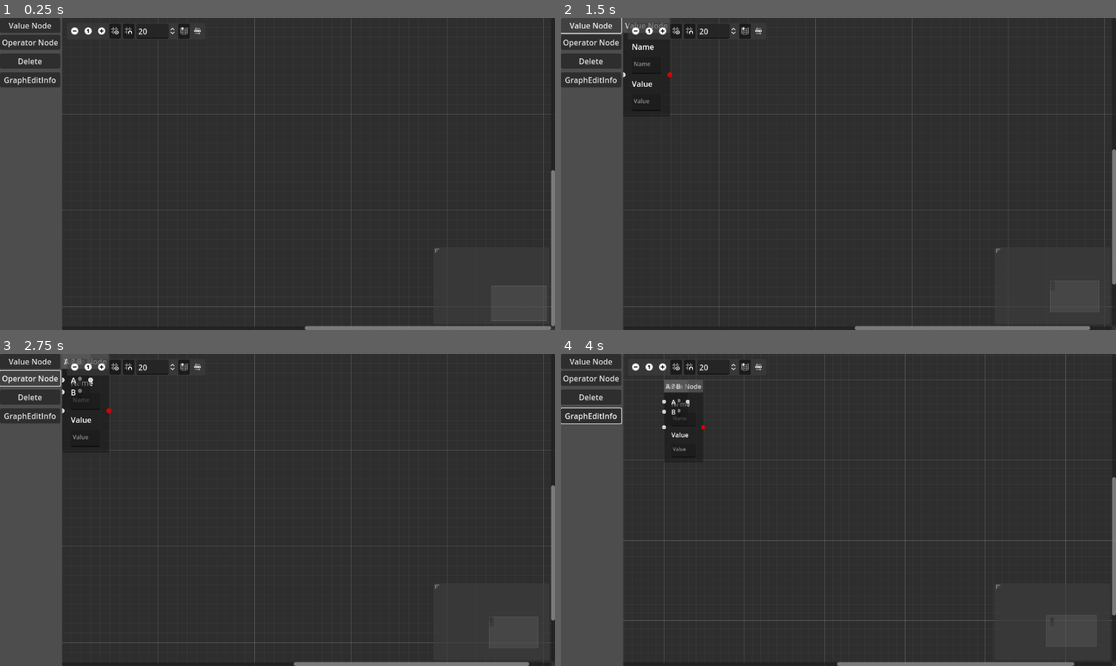
Above: before the commit, frames 1-4 (two rows, left to right).
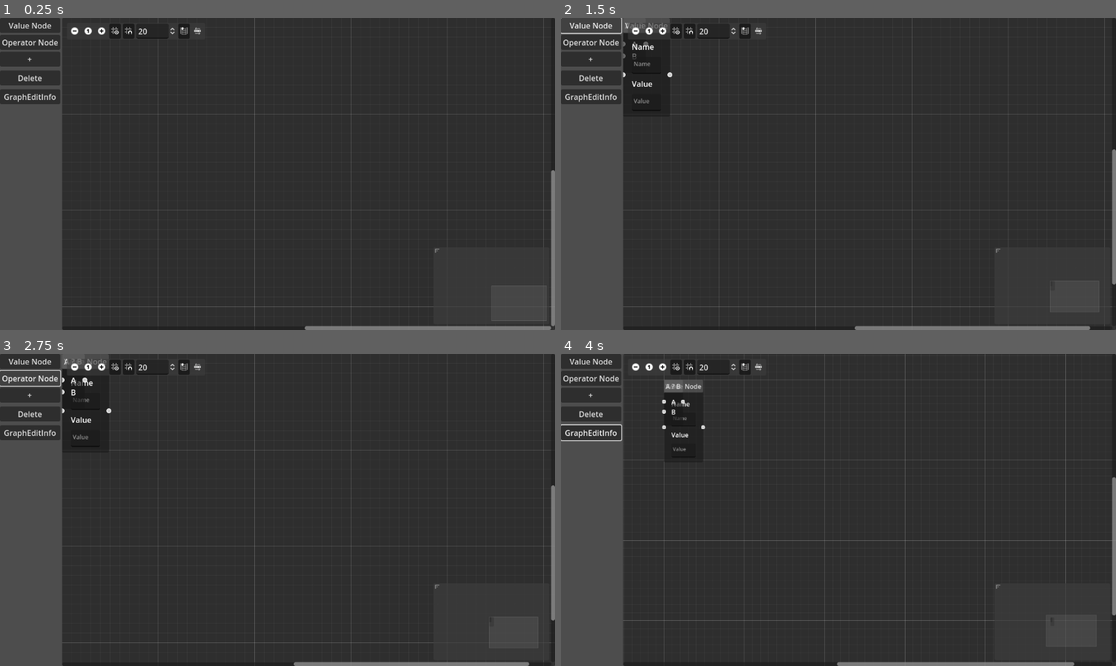
Above: after the commit, the same moments.

Repository: hrk4649/calc_node_editor
Game: Godot game, scene res://main.tscn
The game is run twice, just before and just after one commit, with the same random seed, the same clock (stepped at 60 frames per second) and the same inputs.
Inputs (mouse positions are in pixels of both pictures, inside the frame that each line leads up to):
- Up to frame 1 (0.25 s): no input
- Up to frame 2 (1.5 s): click (588, 58) at 0.5 s, where only the run after the commit has a clickable "+"; click "Value Node" at 1.25 s
- Up to frame 3 (2.75 s): click "Operator Node" at 2 s
- Up to frame 4 (4 s): click "GraphEditInfo" at 2.75 s; click (633, 366) at 3.5 s

The runs differ from the first frame. In frame 1, 0.9% of the frame differs, in the area x 0-11%, y 10-28%; in frame 2, 0.9%; in frame 3, 1.0%; in frame 4, 1.1%, in the area x 0-27%, y 9-29%.

Commit message:
add add_op_node

Diff:
--- /dev/null
+++ b/godot4/add_op_node.gd
@@ -0,0 +1,7 @@
+extends GraphNode
+
+func get_type():
+	return Constraints.ADD
+
+func _ready():
+	self.title = "A + B"
--- /dev/null
+++ b/godot4/add_op_node.tscn
@@ -0,0 +1,7 @@
+[gd_scene load_steps=3 format=3 uid="uid://b72nc0kckgj6d"]
+
+[ext_resource type="PackedScene" uid="uid://mheui57kd4kt" path="res://op_node.tscn" id="1_v56fe"]
+[ext_resource type="Script" path="res://add_op_node.gd" id="2_2dni2"]
+
+[node name="AddOpNode" instance=ExtResource("1_v56fe")]
+script = ExtResource("2_2dni2")
--- a/godot4/constraints.gd
+++ b/godot4/constraints.gd
@@ -1,5 +1,8 @@
 extends Node
 class_name Constraints
 
+# types of node
+
 const VALUE = "value"
 const OPERATOR = "operator"
+const ADD = "add"
--- a/godot4/main.gd
+++ b/godot4/main.gd
@@ -2,9 +2,11 @@
 
 var ValueNode = preload("res://value_node.tscn")
 var OpNode = preload("res://op_node.tscn")
-
-const VALUE = "value"
-const OPERATOR = "operator"
+var AddOpNode = preload("res://add_op_node.tscn")
+
+const VALUE = Constraints.VALUE
+const OPERATOR = Constraints.OPERATOR
+const ADD = Constraints.ADD
 
 @onready var graphEdit = $HBoxContainer/GraphEdit
 
@@ -38,7 +40,7 @@
 	nodes.erase(to_remove)
 
 func get_input_values(node):
-	var input_nodes = node.input.map(func(id):return find_node(id))
+	var input_nodes = node.input.map(func(id):return find_node(id)).filter(func(node): return node != null)
 	var input_values = input_nodes.map(func(node):if node.has(VALUE):return node.value else: return null)
 	var result = input_values.filter(func(v):return v != null)
 	return result
@@ -73,20 +75,27 @@
 				for output_node in output_nodes:
 					output_node.value = node.value
 		OPERATOR:
-			# set node.value
-			if node.input.size() == 0:
-				# do nothing
-				pass
-			elif is_input_available(node):
-				var input_values = get_input_values(node)
-				# now operator is summation
-				var sum = input_values.reduce(func(accum, elem):return accum + elem,0)
-				node.value = sum
-			# set node.value into one.value in output
-			if node.value != null && node.output.size() > 0:
-				var output_nodes = node.output.map(func(id):return find_node(id))
-				for output_node in output_nodes:
-					output_node.value = node.value
+			process_node_sum(node)
+		ADD:
+			process_node_sum(node)
+		_:
+			print("unsupported type:%s" % node.type)
+
+func process_node_sum(node):
+	# set node.value
+	if node.input.size() == 0:
+		# do nothing
+		pass
+	elif is_input_available(node):
+		var input_values = get_input_values(node)
+		# now operator is summation
+		var sum = input_values.reduce(func(accum, elem):return accum + elem,0)
+		node.value = sum
+	# set node.value into one.value in output
+	if node.value != null && node.output.size() > 0:
+		var output_nodes = node.output.map(func(id):return find_node(id))
+		for output_node in output_nodes:
+			output_node.value = node.value
 
 func calculate_nodes():
 	# reset value
@@ -163,6 +172,19 @@
 	}
 	nodes.append(node)
 
+func _on_button_add_op_node_pressed():
+	var addOpNode = AddOpNode.instantiate()
+	addOpNode.name = generate_id()
+	graphEdit.add_child(addOpNode)
+	var node = {
+		"id": addOpNode.name,
+		"type": ADD,
+		"value": null,
+		"input": [null, null],
+		"output": []
+	}
+	nodes.append(node)
+
 func _on_button_delete_pressed():
 	for node in graphEdit.get_children():
 		var className = node.get_class()
@@ -182,12 +204,23 @@
 	if to == null:
 		print("to_node %s is not found" % to_node)
 		return
+
+	# check number of input
+	if to.type in [ADD]:
+		if to.input[to_port] != null:
+			# cancel
+			return
+
 	# add to.id into from.output
 	if from.output.find(to.id) < 0:
 		from.output.append(to.id)
 	# add from.id into to.input
-	if to.input.find(from.id) < 0:
-		to.input.append(from.id)
+	match to.type:
+		ADD:
+			to.input[to_port] = from.id
+		_:
+			if to.input.find(from.id) < 0:
+				to.input.append(from.id)
 
 	graphEdit.connect_node(from_node, from_port, to_node, to_port)
 	calculate_nodes()
@@ -204,8 +237,14 @@
 		return
 	# remove to.id from.output
 	from.output.erase(to.id)
-	# remove from.id from to.input
-	to.input.erase(from.id)
+
+	match to.type:
+		ADD:
+			# set null
+			to.input[to_port] = null
+		_:
+			# remove from.id from to.input
+			to.input.erase(from.id)
 
 	graphEdit.disconnect_node(from_node, from_port, to_node, to_port)
 	calculate_nodes()
--- a/godot4/main.tscn
+++ b/godot4/main.tscn
@@ -30,6 +30,10 @@
 layout_mode = 2
 text = "Operator Node"
 
+[node name="ButtonAddOpNode" type="Button" parent="HBoxContainer/VBoxContainer"]
+layout_mode = 2
+text = "+"
+
 [node name="MarginContainer" type="MarginContainer" parent="HBoxContainer/VBoxContainer"]
 layout_mode = 2
 
@@ -51,6 +55,7 @@
 
 [connection signal="pressed" from="HBoxContainer/VBoxContainer/ButtonValueNode" to="." method="_on_button_value_node_pressed"]
 [connection signal="pressed" from="HBoxContainer/VBoxContainer/ButtonOpNode" to="." method="_on_button_op_node_pressed"]
+[connection signal="pressed" from="HBoxContainer/VBoxContainer/ButtonAddOpNode" to="." method="_on_button_add_op_node_pressed"]
 [connection signal="pressed" from="HBoxContainer/VBoxContainer/ButtonDelete" to="." method="_on_button_delete_pressed"]
 [connection signal="pressed" from="HBoxContainer/VBoxContainer/ButtonList" to="." method="_on_button_list_pressed"]
 [connection signal="connection_request" from="HBoxContainer/GraphEdit" to="." method="_on_graph_edit_connection_request"]
--- a/godot4/op_node.tscn
+++ b/godot4/op_node.tscn
@@ -31,24 +31,10 @@
 slot/1/draw_stylebox = true
 script = ExtResource("1_5j3c0")
 
-[node name="HBoxContainerA" type="HBoxContainer" parent="."]
-layout_mode = 2
-
-[node name="Label" type="Label" parent="HBoxContainerA"]
+[node name="LabelA" type="Label" parent="."]
 layout_mode = 2
 text = "A"
 
-[node name="TextEdit" type="TextEdit" parent="HBoxContainerA"]
-layout_mode = 2
-size_flags_horizontal = 3
-
-[node name="HBoxContainerB" type="HBoxContainer" parent="."]
-layout_mode = 2
-
-[node name="Label" type="Label" parent="HBoxContainerB"]
+[node name="LabelB" type="Label" parent="."]
 layout_mode = 2
 text = "B"
-
-[node name="TextEdit" type="TextEdit" parent="HBoxContainerB"]
-layout_mode = 2
-size_flags_horizontal = 3
--- a/godot4/value_node.gd
+++ b/godot4/value_node.gd
@@ -10,12 +10,7 @@
 	textEditValue.text = str(value)
 
 func get_type():
-	return "value"
-
-func _ready():
-	pass # Replace with function body.
-	# input
-	self.set_slot(0,true,1,Color.WHITE,true,1,Color.RED)
+	return Constraints.VALUE
 
 func _on_text_edit_name_text_changed():
 	emit_signal("change_name", self.name, textEditName.text)
--- a/godot4/value_node.tscn
+++ b/godot4/value_node.tscn
@@ -12,11 +12,11 @@
 grow_horizontal = 2
 grow_vertical = 2
 title = "Value Node"
-slot/0/left_enabled = false
+slot/0/left_enabled = true
 slot/0/left_type = 0
 slot/0/left_color = Color(1, 1, 1, 1)
 slot/0/left_icon = null
-slot/0/right_enabled = false
+slot/0/right_enabled = true
 slot/0/right_type = 0
 slot/0/right_color = Color(1, 1, 1, 1)
 slot/0/right_icon = null
